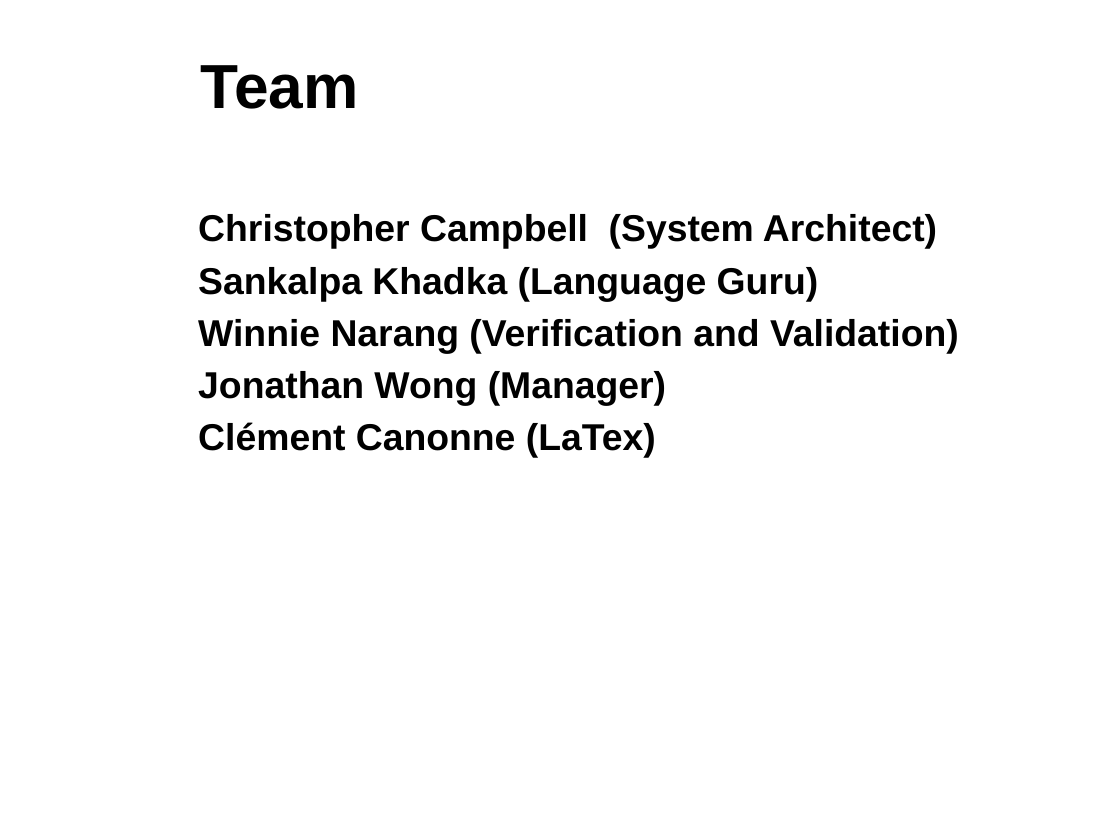
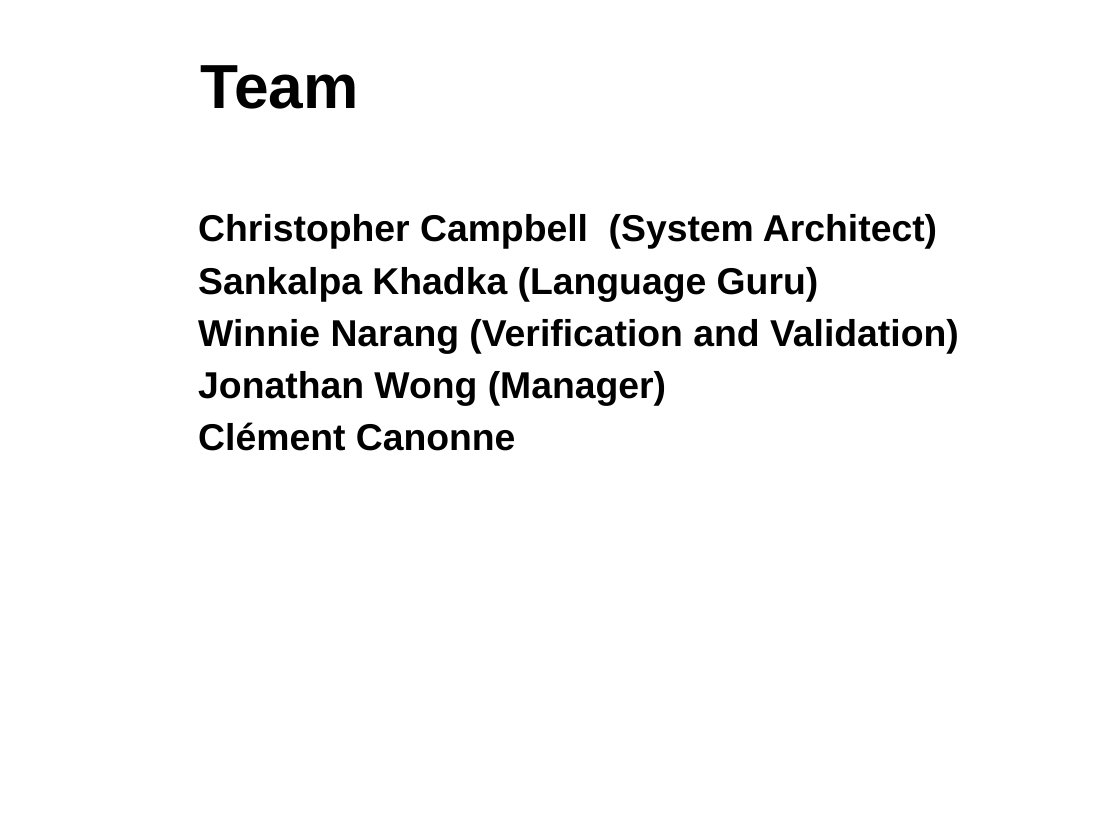
Before and after one commit to sdk21/PLT, a slide deck: slide 2 of Demo/Qlang.pptx. Drawn at 1120x840 pixels with LibreOffice and Linux fonts; fonts in the diff are those of the drawing; background and template pictures are left out. Boxes give left, top, right and bottom in pixels: in the first picture for what was removed or moved away, otherwise in the second. Text is boxed around its words. In the diff, an @@ line names an element or a change of style, - is before the commit and + after.

```diff
--- a/Demo/Qlang.pptx
+++ b/Demo/Qlang.pptx
@@ text at bbox=[198, 422, 516, 451]: text changed @@
-Clément Canonne (LaTex)
+Clément Canonne
```
Also in this commit, not shown: 9 other slides changed, 3 slides added, 3 slides removed, 1 other file.
